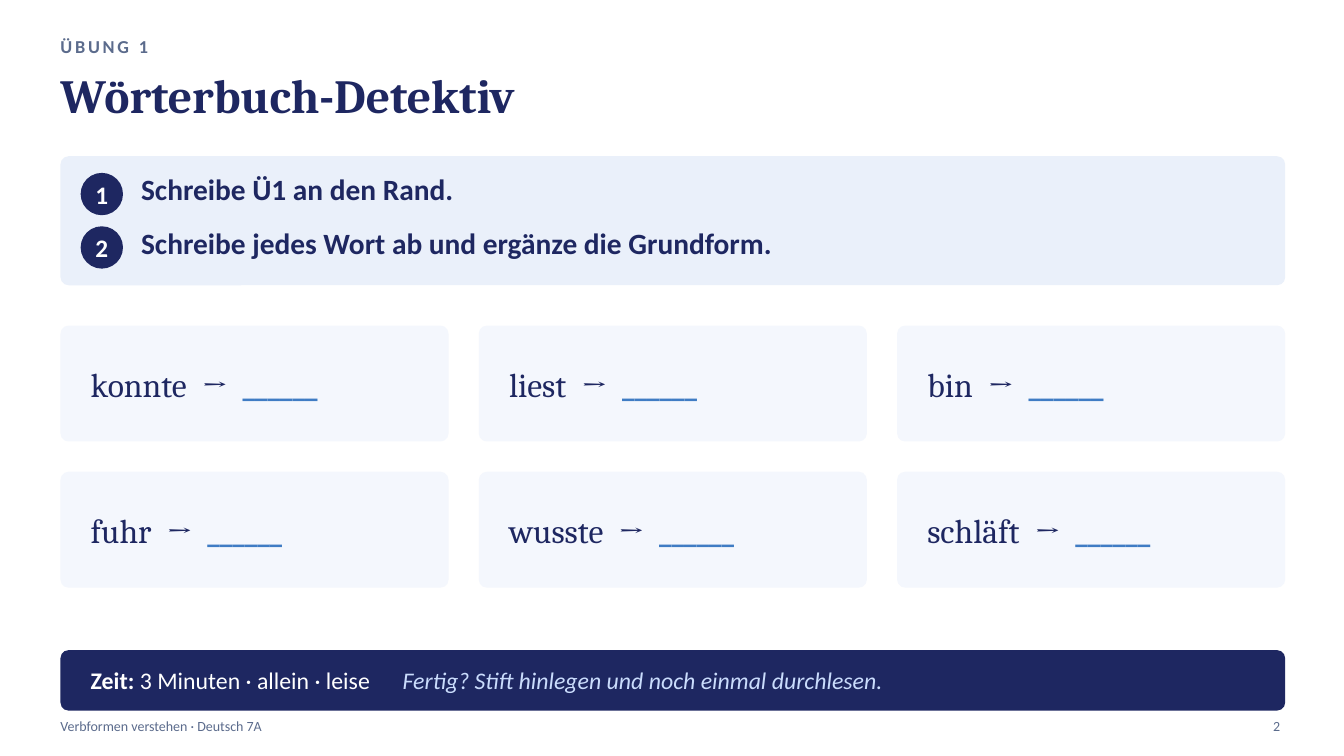
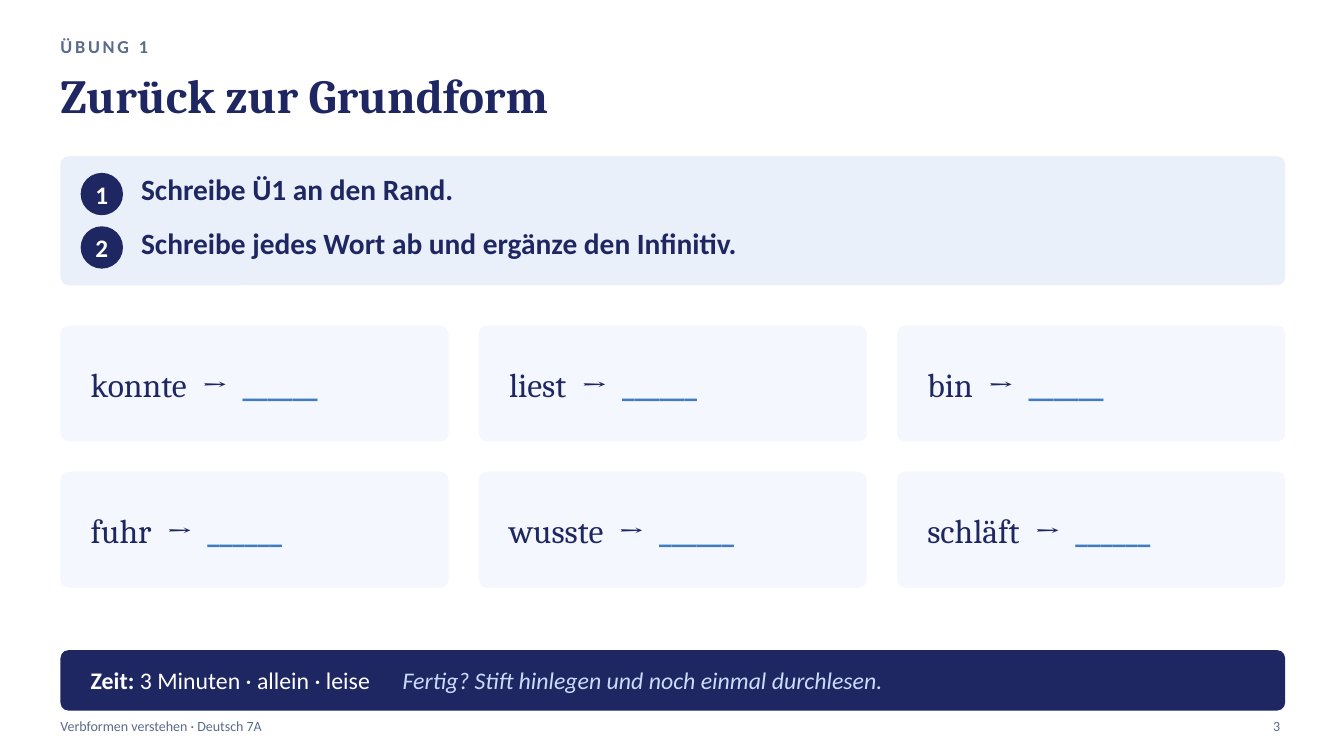
Before and after one commit to golzkonstantin-gif/Schule, a slide deck: slide 3 of Deutsch_7A/Verbformen_verstehen/Aufgaben_Verbformen_verstehen.pptx (slide 2 before the commit). Drawn at 1344x756 pixels with LibreOffice and Linux fonts; fonts in the diff are those of the drawing. Boxes give left, top, right and bottom in pixels: in the first picture for what was removed or moved away, otherwise in the second. Text is boxed around its words. In the diff, an @@ line names an element or a change of style, - is before the commit and + after.

```diff
--- a/Deutsch_7A/Verbformen_verstehen/Aufgaben_Verbformen_verstehen.pptx
+++ b/Deutsch_7A/Verbformen_verstehen/Aufgaben_Verbformen_verstehen.pptx
@@ text at <box>60,79,548,114</box>: text changed @@
-Wörterbuch-Detektiv
+Zurück zur Grundform
@@ text at <box>141,233,737,259</box>: text changed @@
-Schreibe jedes Wort ab und ergänze die Grundform.
+Schreibe jedes Wort ab und ergänze den Infinitiv.
@@ text at <box>1273,722,1280,731</box>: text changed @@
-2
+3
```
Also in this commit, not shown: 5 other slides changed, 4 slides added, 1 slide removed, 7 other files.
